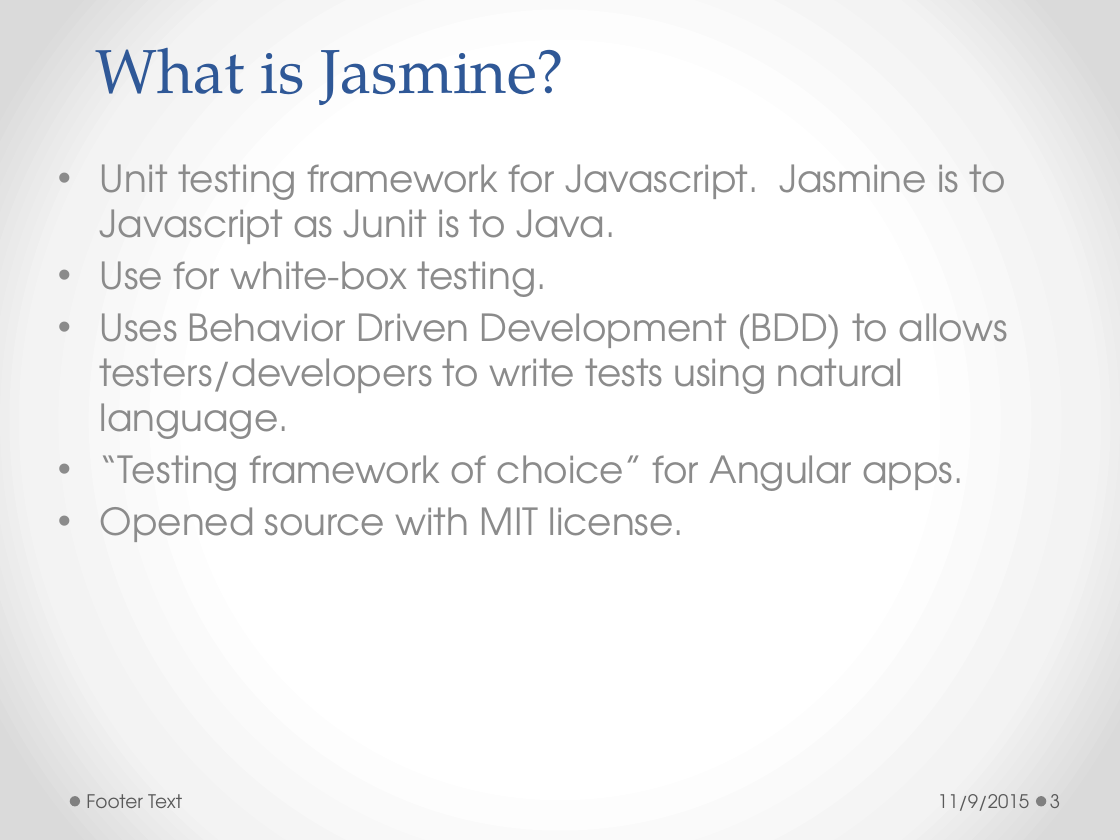
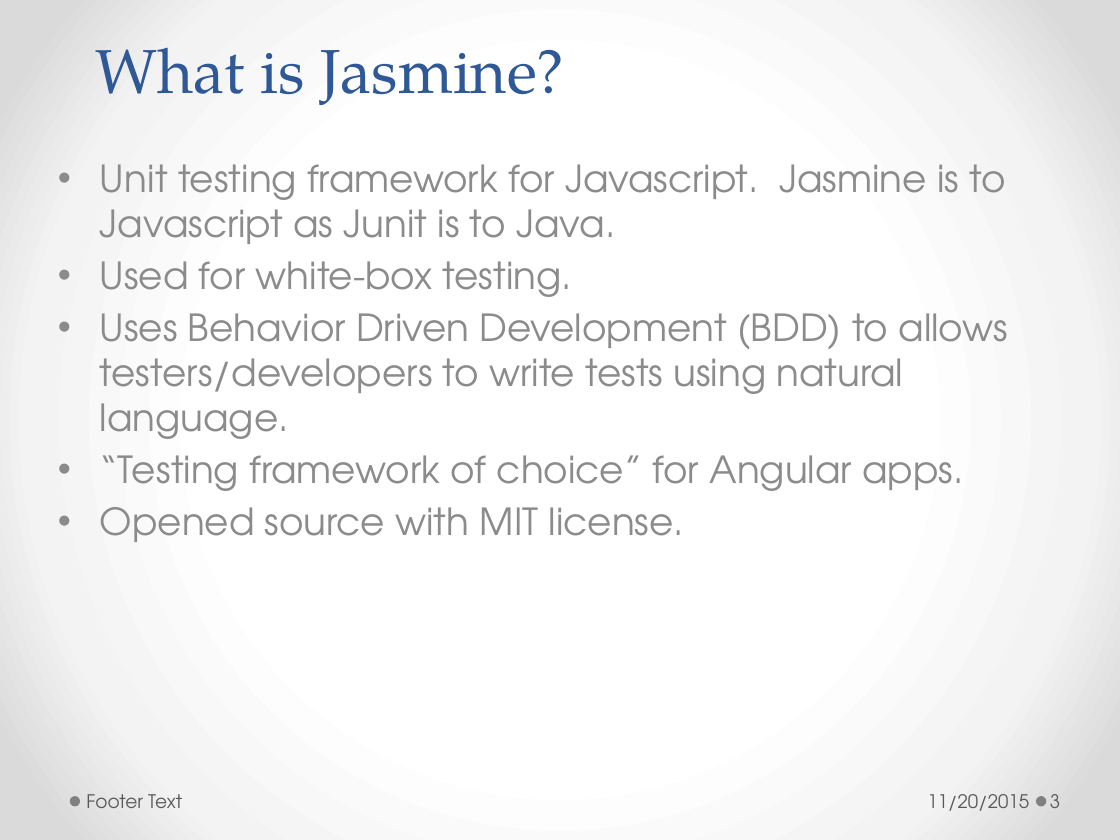
Before and after one commit to h-t-tran/work, a slide deck: slide 3 of brownbag/jamine/tech-presentation-jasmine.pptx. Drawn at 1120x840 pixels with LibreOffice and Linux fonts; fonts in the diff are those of the drawing. Boxes give left, top, right and bottom in pixels: in the first picture for what was removed or moved away, otherwise in the second. Text is boxed around its words. In the diff, an @@ line names an element or a change of style, - is before the commit and + after.

```diff
--- a/brownbag/jamine/tech-presentation-jasmine.pptx
+++ b/brownbag/jamine/tech-presentation-jasmine.pptx
@@ subtitle at (100, 261, 572, 297): text changed @@
-• Use for white-box testing.
+• Used for white-box testing.
@@ text at (927, 794, 1029, 811): text changed @@
-11/9/2015
+11/20/2015
```
Also in this commit, not shown: 20 other slides changed, 33 other files.
